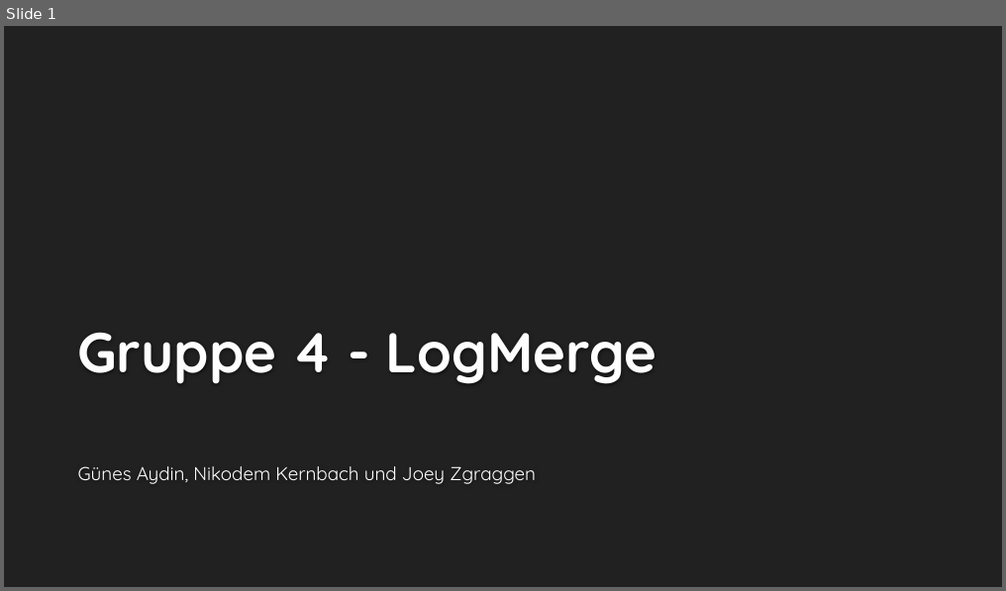
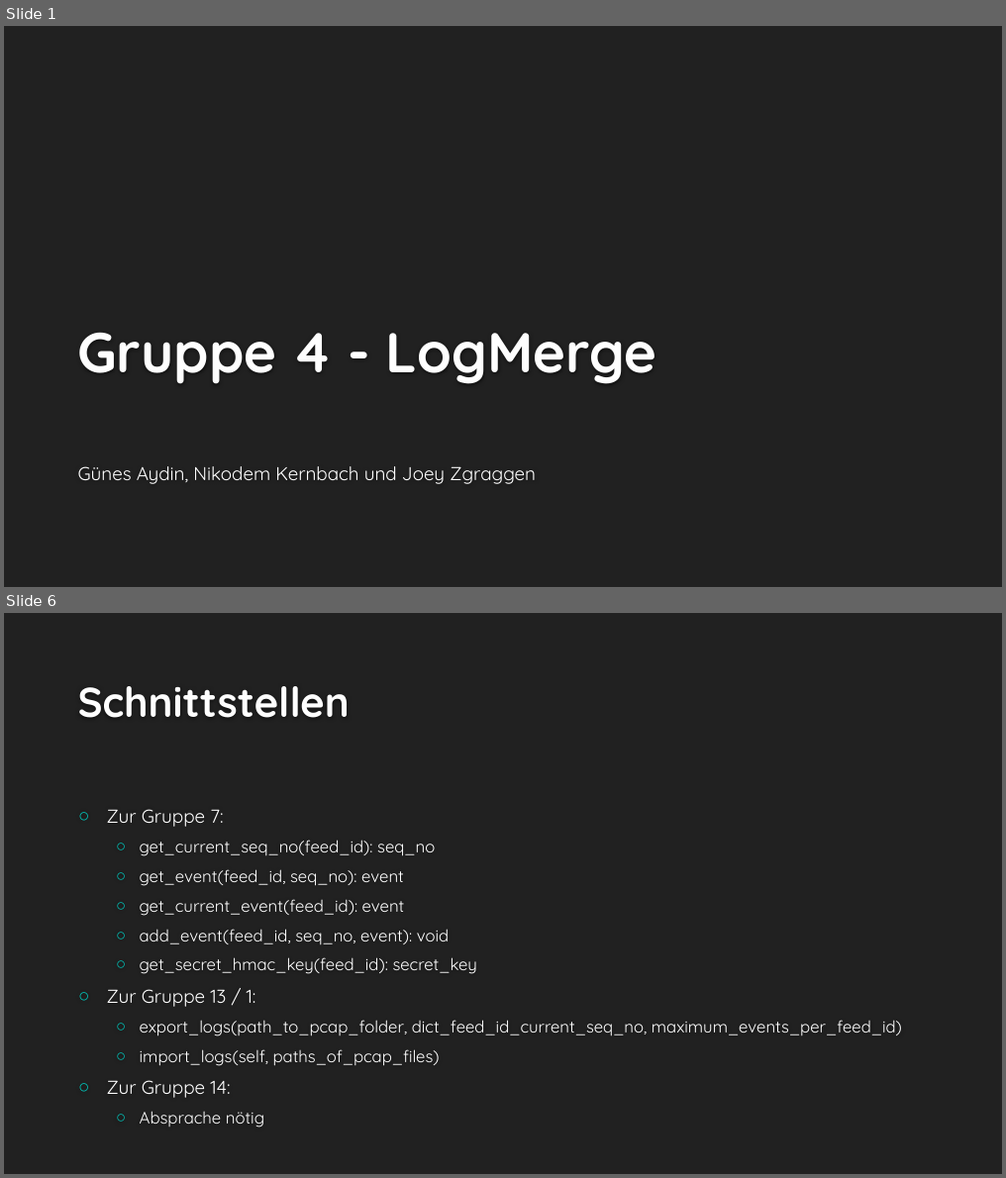
Before and after one commit to cn-uofbasel/BACnet, a slide deck: groups/04-logMerge/kurzpresi.pptx. Shown one above the other, each under a label of ours: slide 1 before the commit, slides 1 and 6 after it; the slides between them are not shown. The pictures are 1006x591 and 1006x1178 pixels, drawn with LibreOffice and Linux fonts; fonts in the diff are those of the drawing; background and template pictures are left out. Boxes give left, top, right and bottom in pixels: in the first picture for what was removed or moved away, otherwise in the second. Text is boxed around its words. In the diff, an @@ line names an element or a change of style, - is before the commit and + after.

```diff
--- a/groups/04-logMerge/kurzpresi.pptx
+++ b/groups/04-logMerge/kurzpresi.pptx
@@ slide 6 added at [4,613,1002,1174], background #212121 @@
@@ title added at [78,686,350,718], 40 pt, text #FEFEFE, bold @@
+Schnittstellen
@@ text added at [107,809,902,1128], 16 pt, text #FFFFFF @@
+○ Zur Gruppe 7:
+  ○ get_current_seq_no(feed_id): seq_no
+  ○ get_event(feed_id, seq_no): event
+  ○ get_current_event(feed_id): event
+  ○ add_event(feed_id, seq_no, event): void
+  ○ get_secret_hmac_key(feed_id): secret_key
+○ Zur Gruppe 13 / 1:
+  ○ export_logs(path_to_pcap_folder, dict_feed_id_current_seq_no, maximum_events_per_feed_id)
+  ○ import_logs(self, paths_of_pcap_files)
+○ Zur Gruppe 14:
+  ○ Absprache nötig
```
Also in this commit, not shown: 4 slides changed, 4 other slides added, 1 slide removed, 1 other file.
